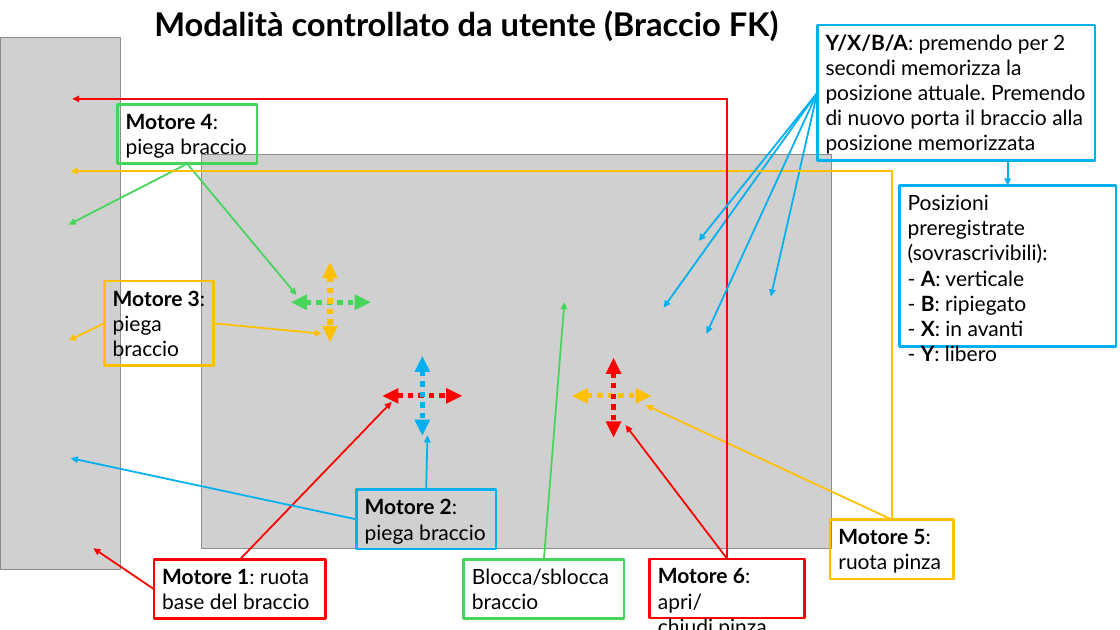
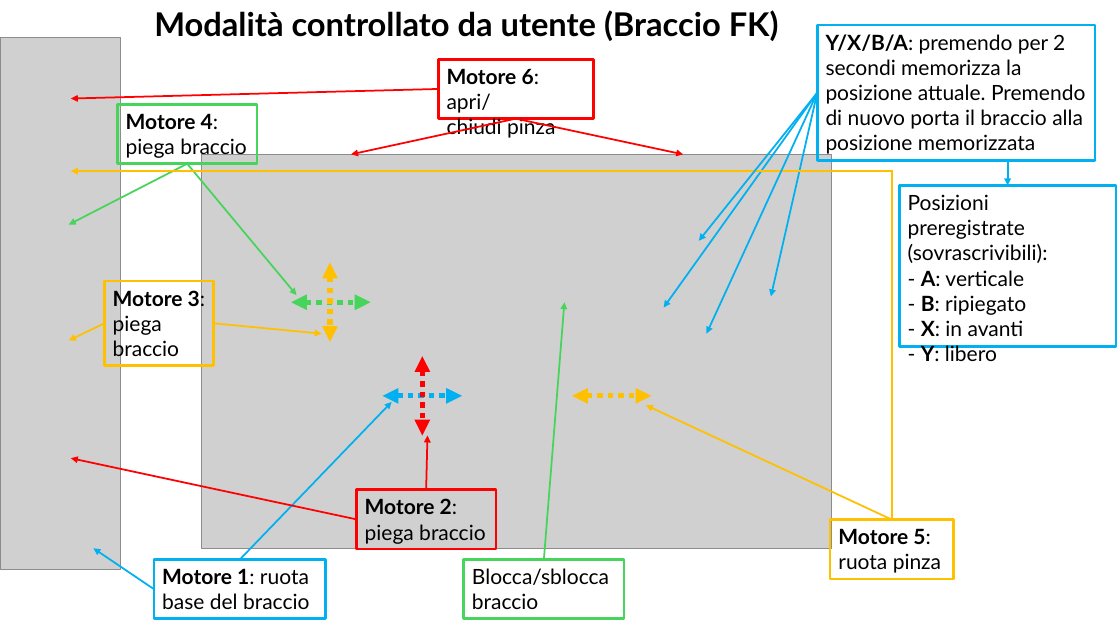
Before and after one commit to irotaicnoc/yahboom_rdk_x3_robot, a slide deck: slide 3 of sunriseRobot/app_SunriseRobot/info/joystick_key_map.pptx. Drawn at 1120x630 pixels with LibreOffice and Linux fonts; fonts in the diff are those of the drawing; grey boxes stand for pictures. Boxes give left, top, right and bottom in pixels: in the first picture for what was removed or moved away, otherwise in the second. Text is boxed around its words. In the diff, an @@ line names an element or a change of style, - is before the commit and + after.

```diff
--- a/sunriseRobot/app_SunriseRobot/info/joystick_key_map.pptx
+++ b/sunriseRobot/app_SunriseRobot/info/joystick_key_map.pptx
@@ arrow added from (439, 89) to (71, 98), #FF0000 1.5 pt @@
@@ rectangle "Motore 6: apri/": place and size @@
-rectangle "Motore 6: apri/" at (649,559,805,618)
+rectangle "Motore 6: apri/" at (439,60,594,119)
@@ elbow arrow removed from (728, 559) to (72, 99) @@
@@ arrow added from (516, 118) to (351, 155), #FF0000 1.5 pt @@
@@ arrow moved from (728, 559) - (626, 425) to (516, 118) - (683, 155) @@
@@ double arrow (423, 356) - (423, 435): stroke #00B0F0 4.5 pt dashed to #FF0000 4.5 pt dashed @@
@@ double arrow removed from (613, 358) to (613, 438) @@
@@ arrow (240, 560) - (392, 402): stroke #FF0000 1.5 pt to #00B0F0 1.5 pt @@
@@ double arrow (383, 396) - (462, 396): stroke #FF0000 4.5 pt dashed to #00B0F0 4.5 pt dashed @@
@@ arrow (426, 490) - (428, 435): stroke #00B0F0 1.5 pt to #FF0000 1.5 pt @@
@@ arrow (356, 519) - (71, 459): stroke #00B0F0 1.5 pt to #FF0000 1.5 pt @@
@@ rectangle "Motore 2:" at (356,490,496,549): outline #00B0F0 2.25 pt to #FF0000 2.25 pt @@
@@ arrow (154, 589) - (93, 549): stroke #FF0000 1.5 pt to #00B0F0 1.5 pt @@
@@ rectangle "Motore 1: ruota" at (154,560,326,619): outline #FF0000 2.25 pt to #00B0F0 2.25 pt @@
```
Also in this commit, not shown: 1 other slide changed.
